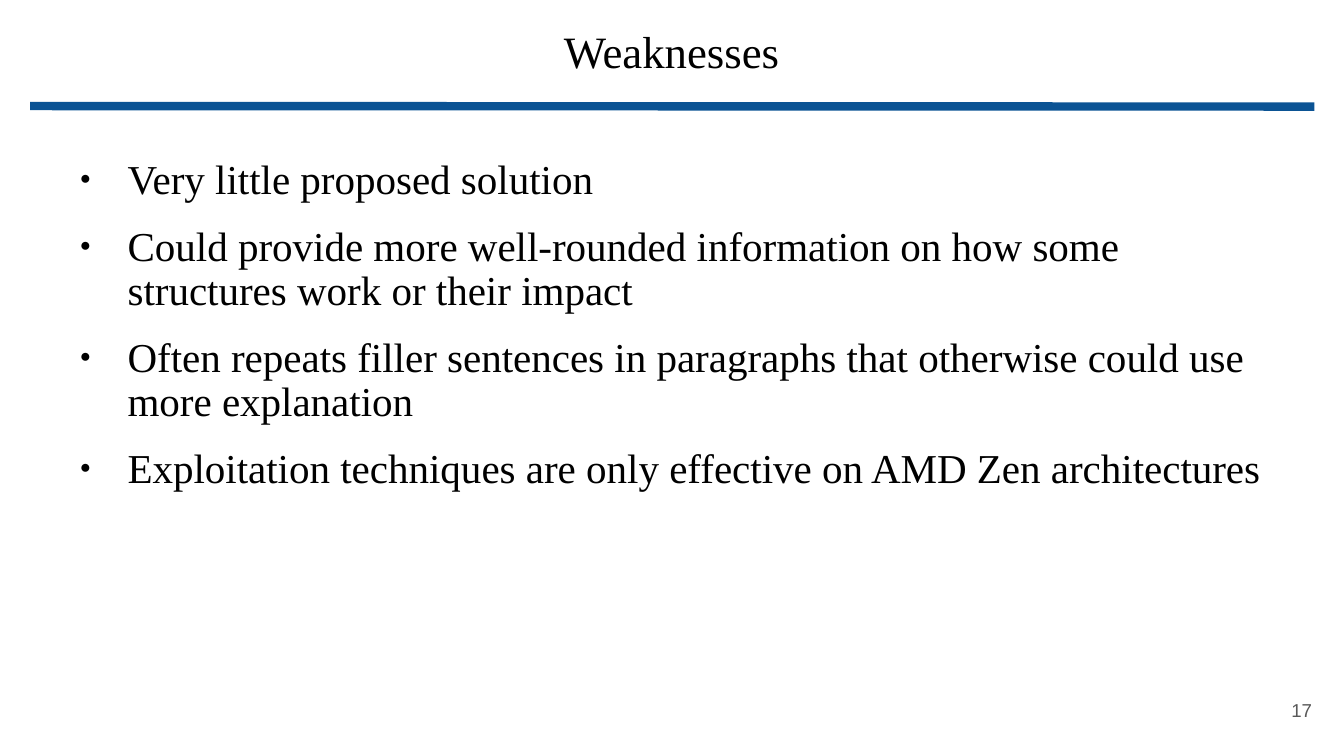
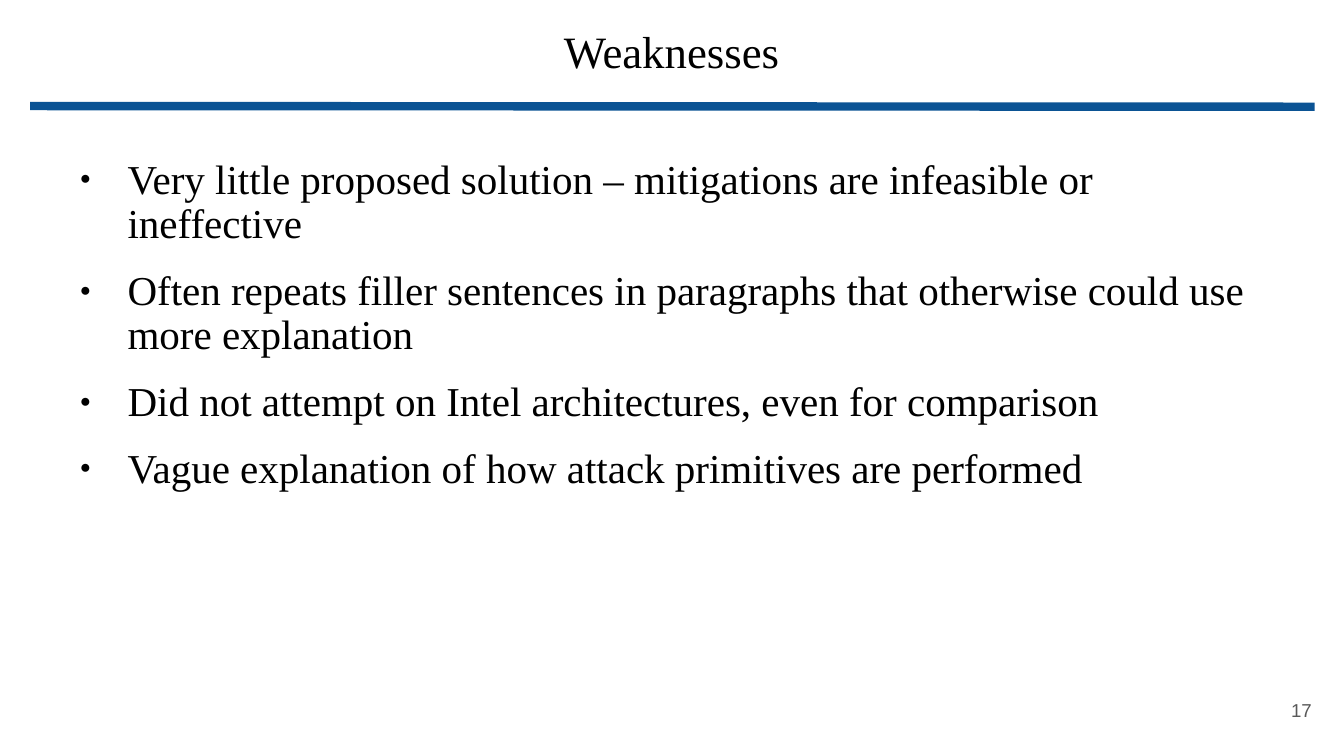
Before and after one commit to wbuz24/grad-research, a slide deck: slide 17 of presentations/Phantom.pptx. Drawn at 1344x756 pixels with LibreOffice and Linux fonts; fonts in the diff are those of the drawing. Boxes give left, top, right and bottom in pixels: in the first picture for what was removed or moved away, otherwise in the second. Text is boxed around its words. In the diff, an @@ line names an element or a change of style, - is before the commit and + after.

```diff
--- a/presentations/Phantom.pptx
+++ b/presentations/Phantom.pptx
@@ text at <box>128,165,1093,239</box>: text changed @@
-● Very little proposed solution
-● Could provide more well-rounded information on how some structures work or their impact
+● Very little proposed solution – mitigations are infeasible or ineffective
@@ text at <box>128,387,1098,491</box>: text changed @@
-● Exploitation techniques are only effective on AMD Zen architectures
+● Did not attempt on Intel architectures, even for comparison
+● Vague explanation of how attack primitives are performed
```
Also in this commit, not shown: 12 other slides changed, 1 slide added, 1 slide removed.
